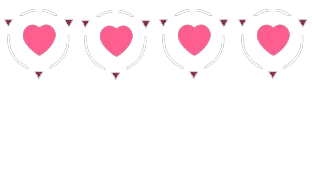
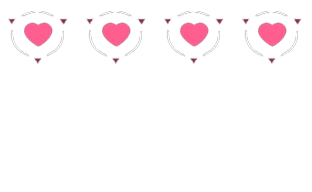
The second 312 × 192 image is a revision of the first. Changes to its layers:
painted on "Layer 5" over left=8, top=9, right=308, bottom=79
painted on "Layer 4" over left=159, top=9, right=229, bottom=79
painted on "Layer 3" over left=81, top=10, right=302, bottom=80
painted on "Layer 2" over left=4, top=9, right=146, bottom=79
